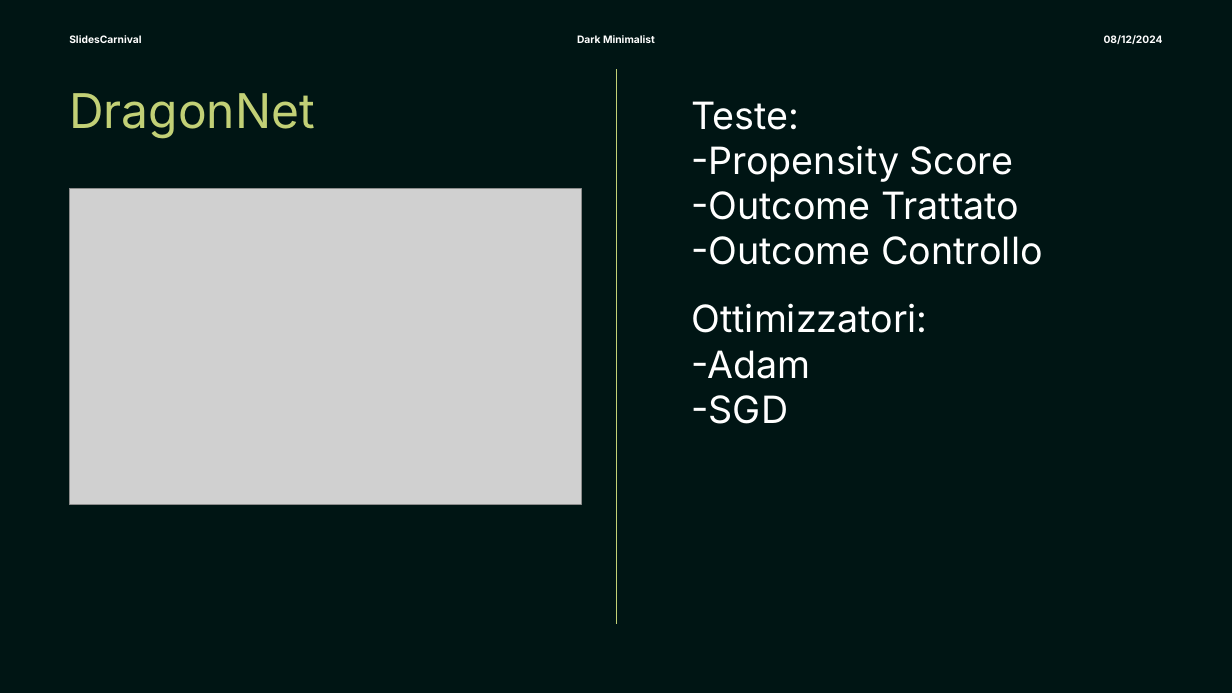
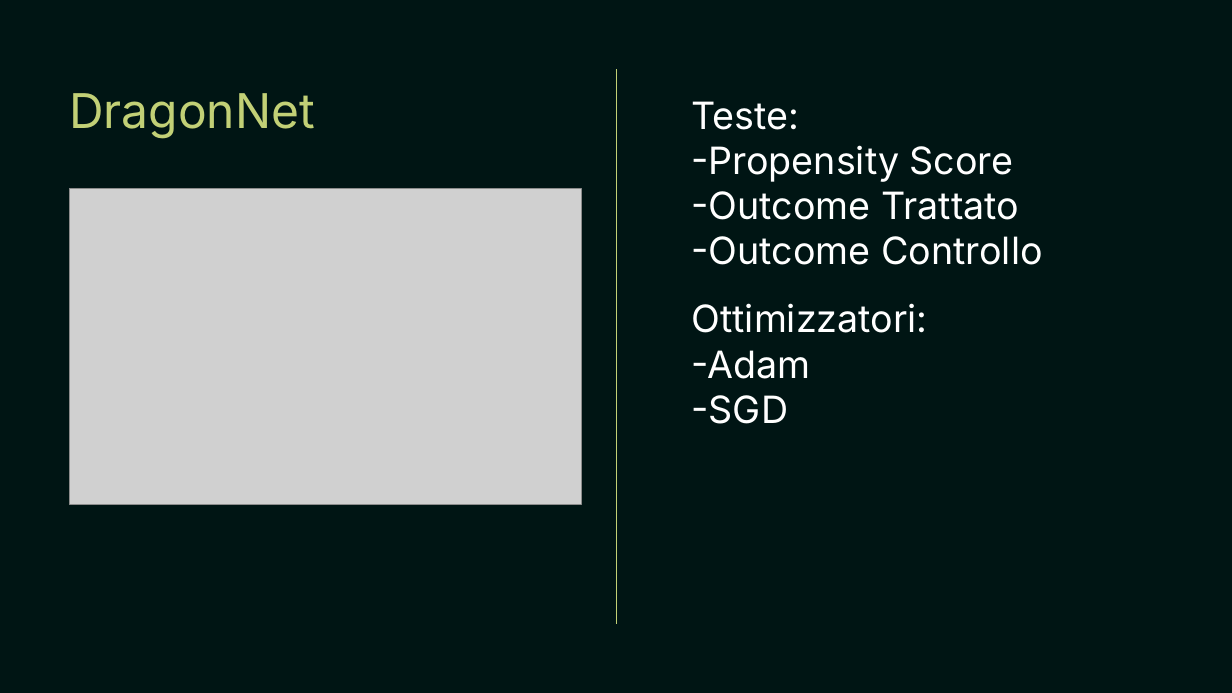
Before and after one commit to FLaTNNBio/eICU-antibiotics-causal-inference, a slide deck: slide 26 of presentation .pptx. Drawn at 1232x693 pixels with LibreOffice and Linux fonts; fonts in the diff are those of the drawing; grey boxes stand for pictures. Boxes give left, top, right and bottom in pixels: in the first picture for what was removed or moved away, otherwise in the second. Text is boxed around its words. In the diff, an @@ line names an element or a change of style, - is before the commit and + after.

```diff
--- a/presentation .pptx
+++ b/presentation .pptx
@@ text removed at box(69, 35, 141, 43) @@
-SlidesCarnival
@@ text removed at box(577, 35, 655, 43) @@
-Dark Minimalist
@@ text removed at box(1104, 35, 1163, 44) @@
-08/12/2024
```
Also in this commit, not shown: 7 other slides changed.
